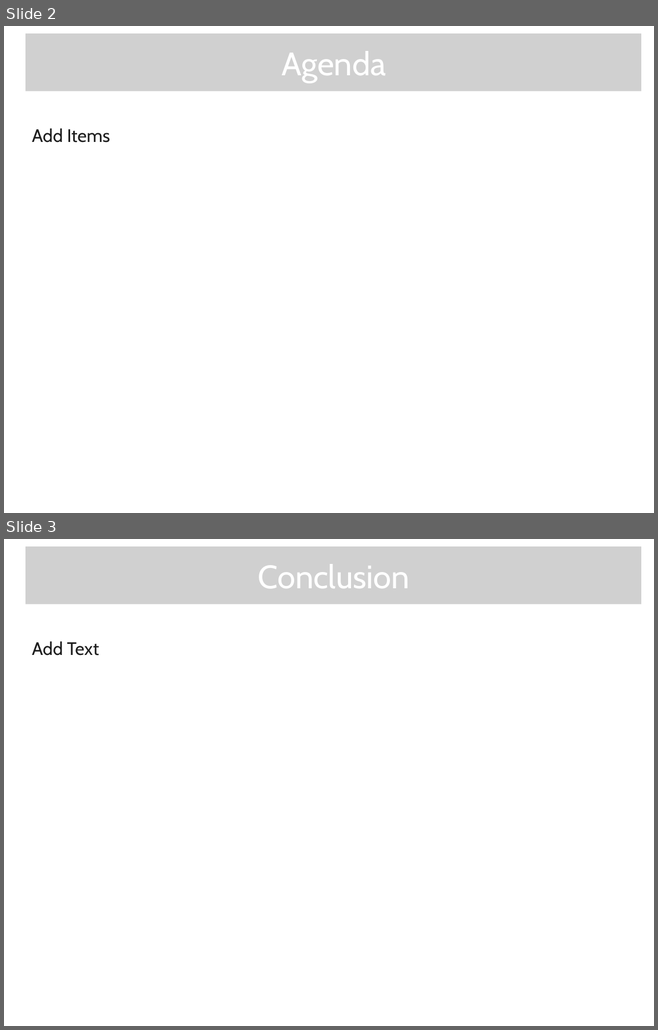
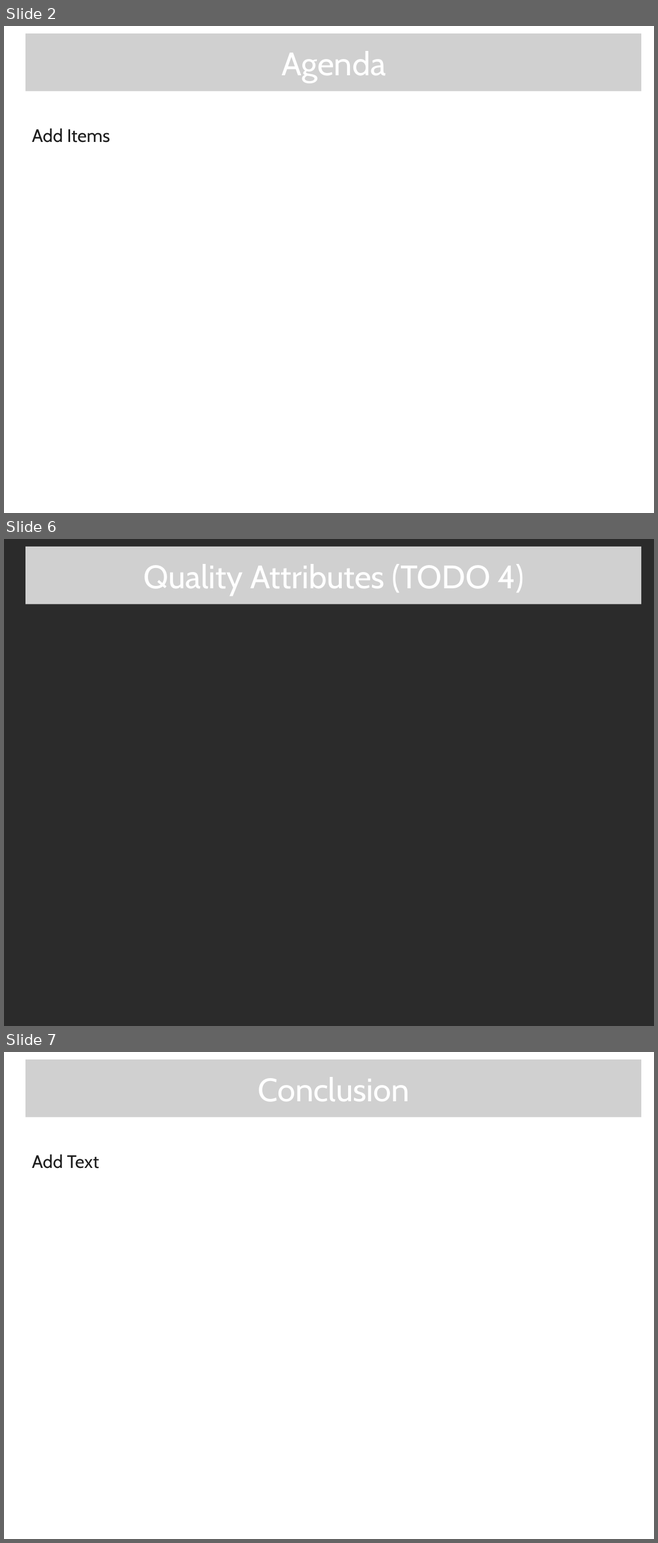
Before and after one commit to Mikachupichu/central-banking-expert-system, a slide deck: A-D2.pptx. Shown one above the other, each under a label of ours: slides 2 and 3 before the commit, slides 2, 6 and 7 after it; the slides between them are not shown. The pictures are 658x1030 and 658x1543 pixels, drawn with LibreOffice and Linux fonts; fonts in the diff are those of the drawing; grey boxes stand for pictures; background and template pictures are left out; a plain dark background stands for a picture behind light text. Boxes give left, top, right and bottom in pixels: in the first picture for what was removed or moved away, otherwise in the second. Text is boxed around its words. In the diff, an @@ line names an element or a change of style, - is before the commit and + after.

Commit message:
TODO 2

```diff
--- a/A-D2.pptx
+++ b/A-D2.pptx
@@ slide 6 added at (4, 539, 654, 1026), background picture (left out) @@
@@ picture added at (25, 546, 641, 604) @@
@@ text added at (144, 564, 524, 595), 36 pt, text #FFFFFF @@
+Quality Attributes (TODO 4)
@@ what was slide 3 is now slide 7 @@
```
Also in this commit, not shown: 1 slide changed, 3 other slides added, 1 other file.
